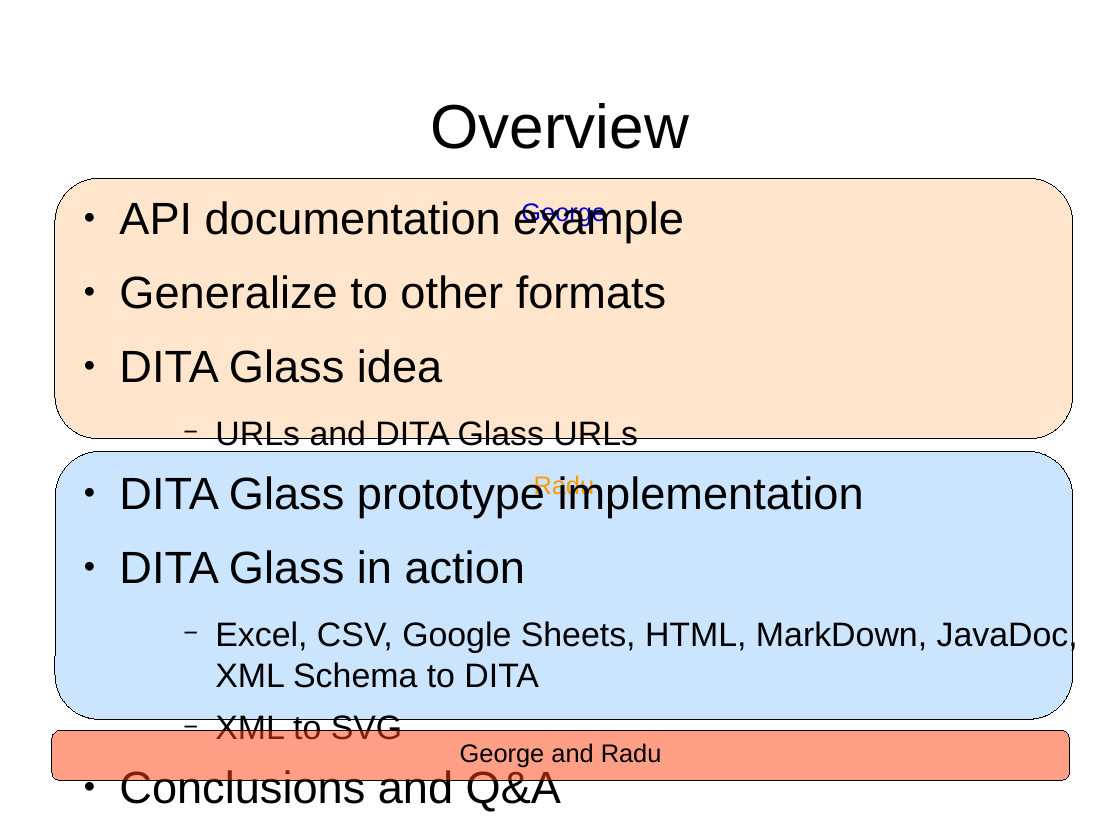
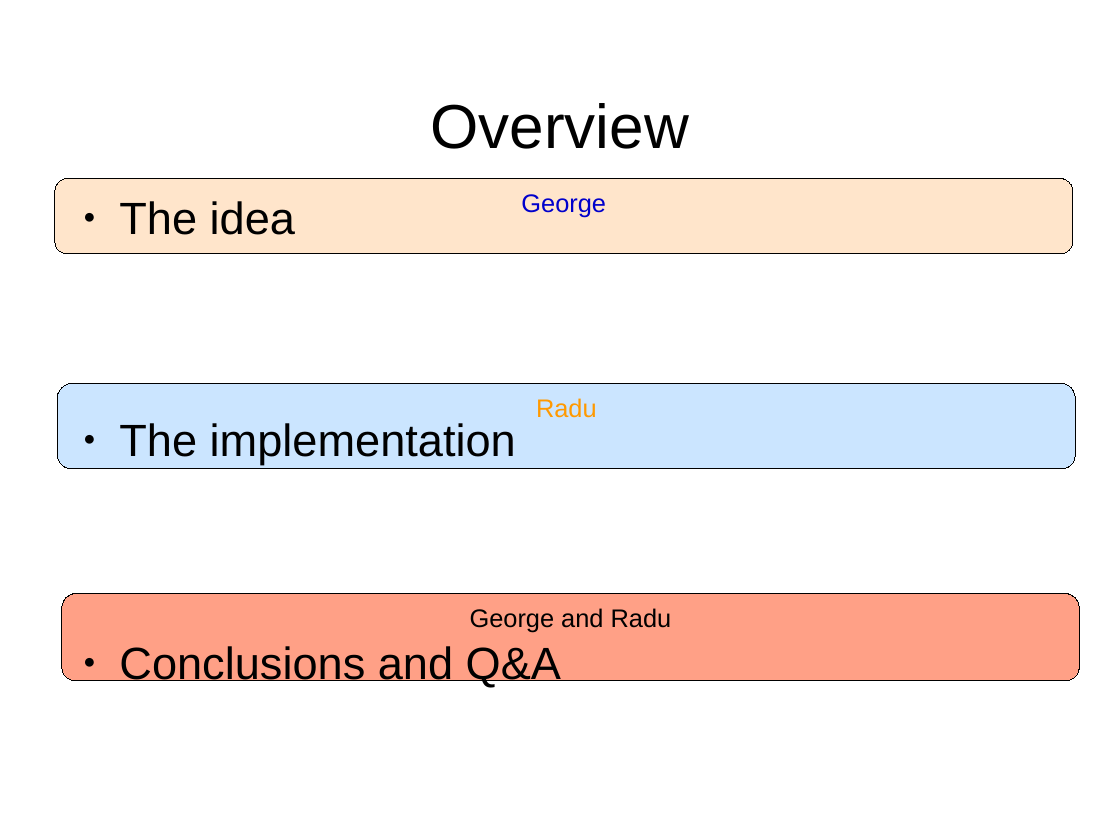
Before and after one commit to oxygenxml/dita-glass, a slide deck: slide 2 of presentation_DITA_Glass.odp. Drawn at 1120x840 pixels with LibreOffice and Linux fonts; fonts in the diff are those of the drawing; background and template pictures are left out. Boxes give left, top, right and bottom in pixels: in the first picture for what was removed or moved away, otherwise in the second. Text is boxed around its words. In the diff, an @@ line names an element or a change of style, - is before the commit and + after.

```diff
--- a/presentation_DITA_Glass.odp
+++ b/presentation_DITA_Glass.odp
@@ rounded rectangle "George": place and size @@
-rounded rectangle "George" at box(55, 179, 1073, 439)
+rounded rectangle "George" at box(55, 179, 1073, 254)
@@ text at box(119, 201, 516, 465): text changed @@
-● API documentation example
-● Generalize to other formats
-● DITA Glass idea
-    − URLs and DITA Glass URLs
-● DITA Glass prototype implementation
-● DITA Glass in action
-    − Excel, CSV, Google Sheets, HTML, MarkDown, JavaDoc, XML Schema to DITA
-    − XML to SVG
+● The idea
+● The implementation
@@ rounded rectangle "Radu": place and size @@
-rounded rectangle "Radu" at box(55, 451, 1073, 720)
+rounded rectangle "Radu" at box(58, 383, 1076, 469)
@@ rounded rectangle "George and Radu": place and size @@
-rounded rectangle "George and Radu" at box(52, 731, 1070, 781)
+rounded rectangle "George and Radu" at box(62, 594, 1080, 681)
```
Also in this commit, not shown: 9 other slides changed, 7 slides added, 13 slides removed.
